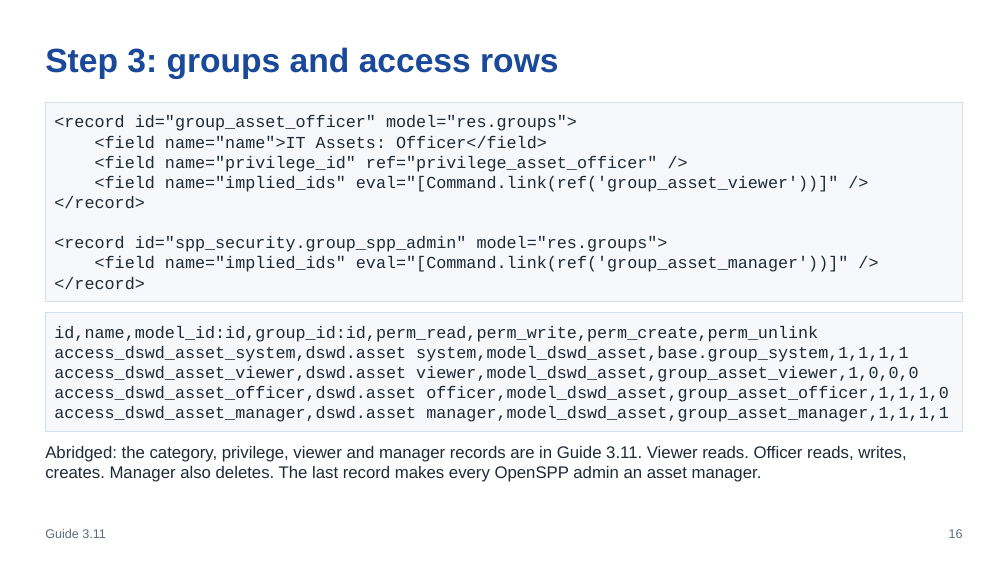
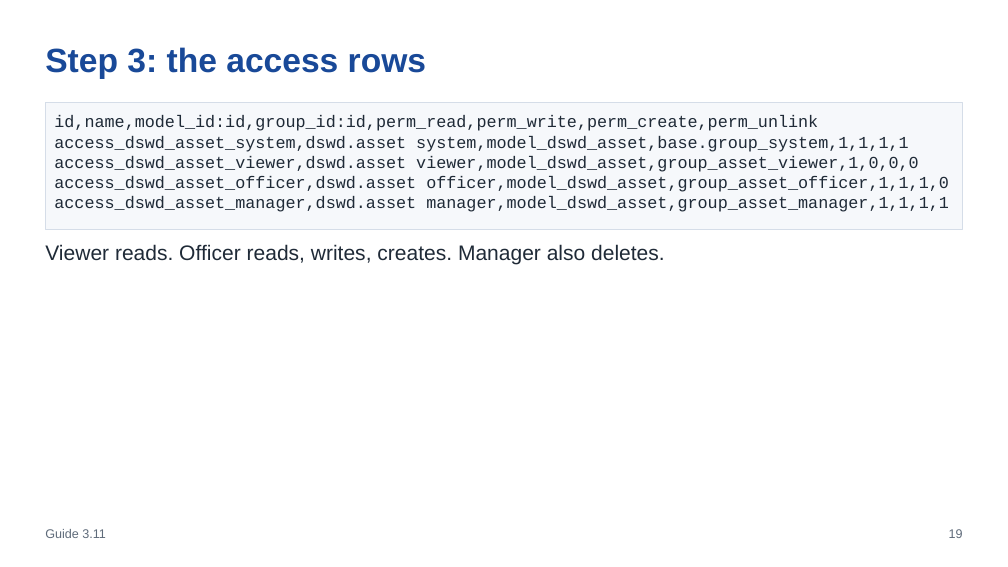
Before and after one commit to pithtech/OpenSPP-Template, a slide deck: slide 19 of training/module3/slides.pptx (slide 16 before the commit). Drawn at 1008x567 pixels with LibreOffice and Linux fonts; fonts in the diff are those of the drawing. Boxes give left, top, right and bottom in pixels: in the first picture for what was removed or moved away, otherwise in the second. Text is boxed around its words. In the diff, an @@ line names an element or a change of style, - is before the commit and + after.

```diff
--- a/training/module3/slides.pptx
+++ b/training/module3/slides.pptx
@@ text at bbox=[45, 47, 426, 79]: text changed @@
-Step 3: groups and access rows
+Step 3: the access rows
@@ rectangle "id,name,model_id:id,group_id:id,perm_read,perm_write,perm_cr ...": place and size @@
-rectangle "id,name,model_id:id,group_id:id,perm_read,perm_write,perm_cr ..." at bbox=[45, 312, 963, 431]
+rectangle "id,name,model_id:id,group_id:id,perm_read,perm_write,perm_cr ..." at bbox=[45, 102, 963, 229]
@@ rectangle "id,name,model_id:id,group_id:id,perm_read,perm_write,perm_cr ..." at bbox=[45, 102, 963, 229]: line spacing 19.2pt to 1 @@
@@ rectangle removed at bbox=[45, 102, 963, 302] @@
-<record id="group_asset_officer" model="res.groups">
-<field name="name">IT Assets: Officer</field>
-<field name="privilege_id" ref="privilege_asset_officer" />
-<field name="implied_ids" eval="[Command.link(ref('group_asset_viewer'))]" />
-</record>
-<record id="spp_security.group_spp_admin" model="res.groups">
-<field name="implied_ids" eval="[Command.link(ref('group_asset_manager'))]" />
-</record>
@@ text added at bbox=[45, 244, 665, 265], 20 pt, text #1F2A37 @@
+Viewer reads. Officer reads, writes, creates. Manager also deletes.
@@ text removed at bbox=[45, 446, 906, 482] @@
-Abridged: the category, privilege, viewer and manager records are in Guide 3.11. Viewer reads. Officer reads, writes, creates. Manager also deletes. The last record makes every OpenSPP admin an asset manager.
```
Also in this commit, not shown: 24 other slides changed, 4 slides added, 12 other files.
